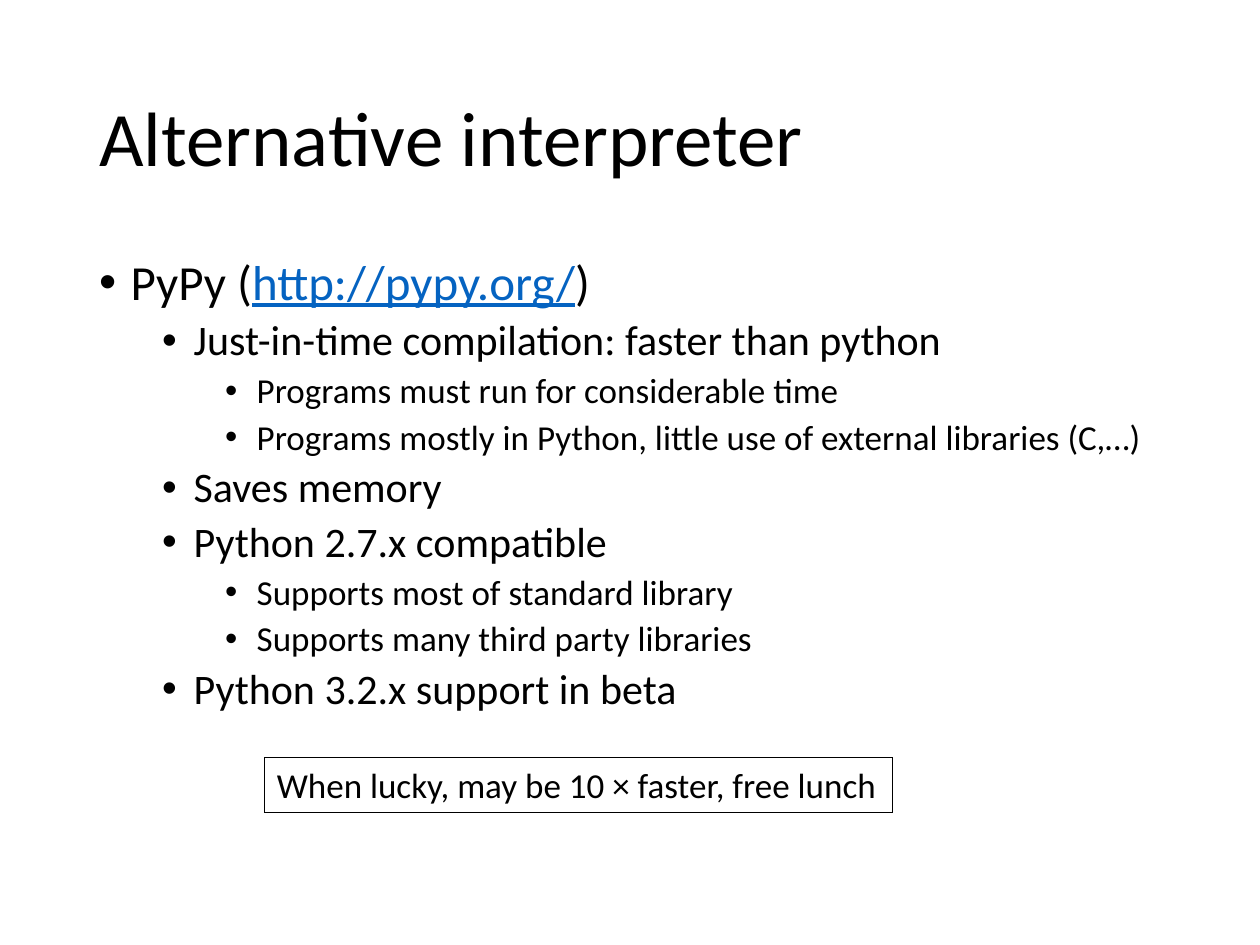
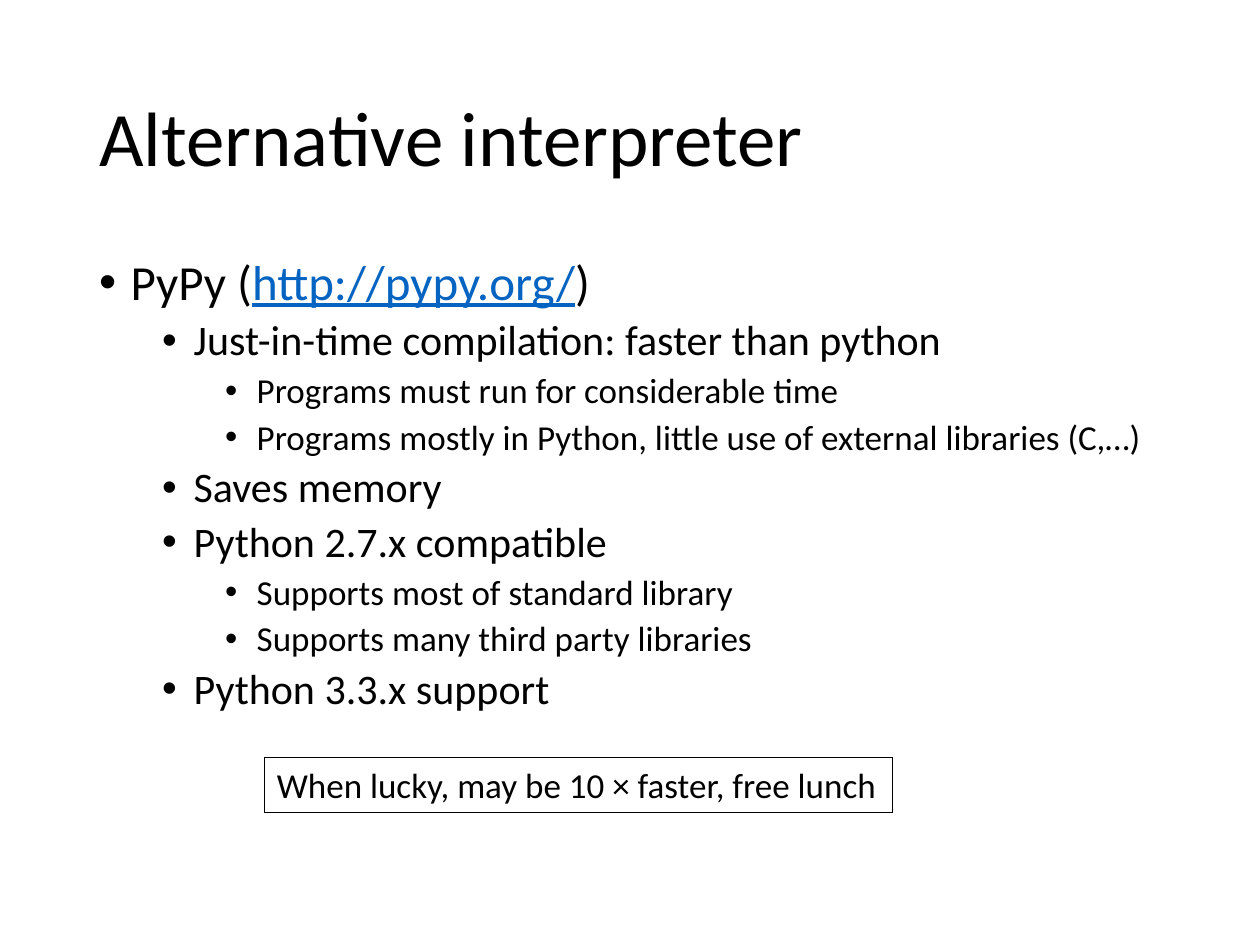
Before and after one commit to gjbex/training-material, a slide deck: slide 7 of Python/python_hpc.pptx. Drawn at 1260x945 pixels with LibreOffice and Linux fonts; fonts in the diff are those of the drawing. Boxes give left, top, right and bottom in pixels: in the first picture for what was removed or moved away, otherwise in the second. Text is boxed around its words. In the diff, an @@ line names an element or a change of style, - is before the commit and + after.

Commit message:
Fixed typos; small updates

```diff
--- a/Python/python_hpc.pptx
+++ b/Python/python_hpc.pptx
@@ text at (x1=194, y1=674, x2=549, y2=711): text changed @@
-  • Python 3.2.x support in beta
+  • Python 3.3.x support
```
Also in this commit, not shown: 11 other slides changed.
